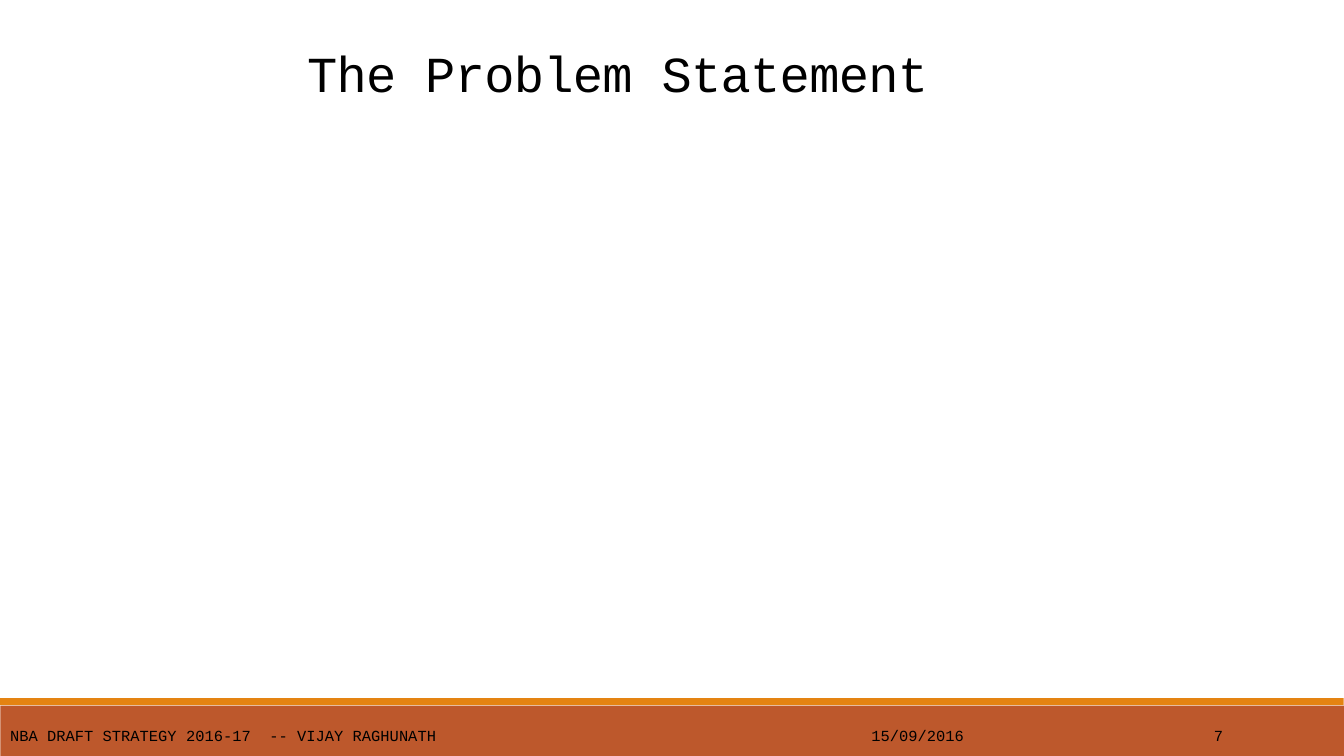
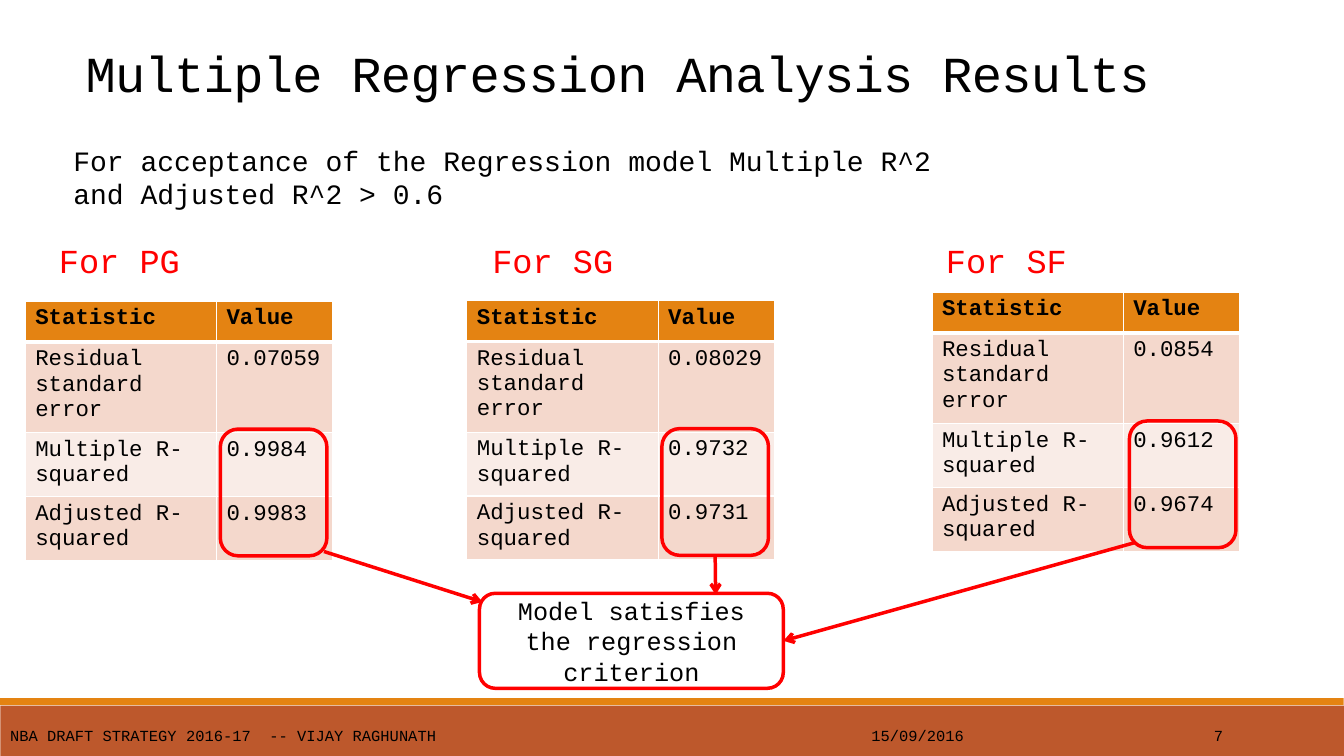
Before and after one commit to vijayr1912/NBA-scouting-draft, a slide deck: slide 8 of NBA-Draft-Scouting.pptx. Drawn at 1344x756 pixels with LibreOffice and Linux fonts; fonts in the diff are those of the drawing. Boxes give left, top, right and bottom in pixels: in the first picture for what was removed or moved away, otherwise in the second. Text is boxed around its words. In the diff, an @@ line names an element or a change of style, - is before the commit and + after.

Commit message:
added model accuracy test

```diff
--- a/NBA-Draft-Scouting.pptx
+++ b/NBA-Draft-Scouting.pptx
@@ title at (x1=86, y1=56, x2=1149, y2=103): text changed @@
-The Problem Statement
+Multiple Regression Analysis Results
@@ text added at (x1=73, y1=151, x2=931, y2=210), 20 pt, text #000000 @@
+For acceptance of the Regression model Multiple R^2 and Adjusted R^2 > 0.6
@@ text added at (x1=59, y1=250, x2=1067, y2=274), 24 pt, text #FF0000 @@
+For PG For SG For SF
@@ table added at (x1=933, y1=292, x2=1240, y2=552), 4 rows, 2 columns @@
+Statistic | Value
+Residual standard error | 0.0854
+Multiple R-squared | 0.9612
+Adjusted R-squared | 0.9674
@@ table added at (x1=25, y1=301, x2=333, y2=561), 4 rows, 2 columns @@
+Statistic | Value
+Residual standard error | 0.07059
+Multiple R-squared | 0.9984
+Adjusted R-squared | 0.9983
@@ table added at (x1=467, y1=300, x2=774, y2=560), 4 rows, 2 columns @@
+Statistic | Value
+Residual standard error | 0.08029
+Multiple R-squared | 0.9732
+Adjusted R-squared | 0.9731
@@ rounded rectangle added at (x1=221, y1=430, x2=328, y2=557), outline #FF0000 2.5 pt @@
@@ rounded rectangle added at (x1=662, y1=429, x2=769, y2=556), outline #FF0000 2.5 pt @@
@@ rounded rectangle added at (x1=1129, y1=421, x2=1236, y2=548), outline #FF0000 2.5 pt @@
@@ arrow added from (324, 552) to (483, 602), #FF0000 2.5 pt @@
@@ arrow added from (716, 556) to (716, 595), #FF0000 2.5 pt @@
@@ arrow added from (1136, 542) to (783, 641), #FF0000 2.5 pt @@
@@ rounded rectangle added at (x1=480, y1=594, x2=783, y2=689), outline #FF0000 2.5 pt, 18 pt, text #000000 @@
+Model satisfies the regression criterion
```
Also in this commit, not shown: 5 other slides changed.
